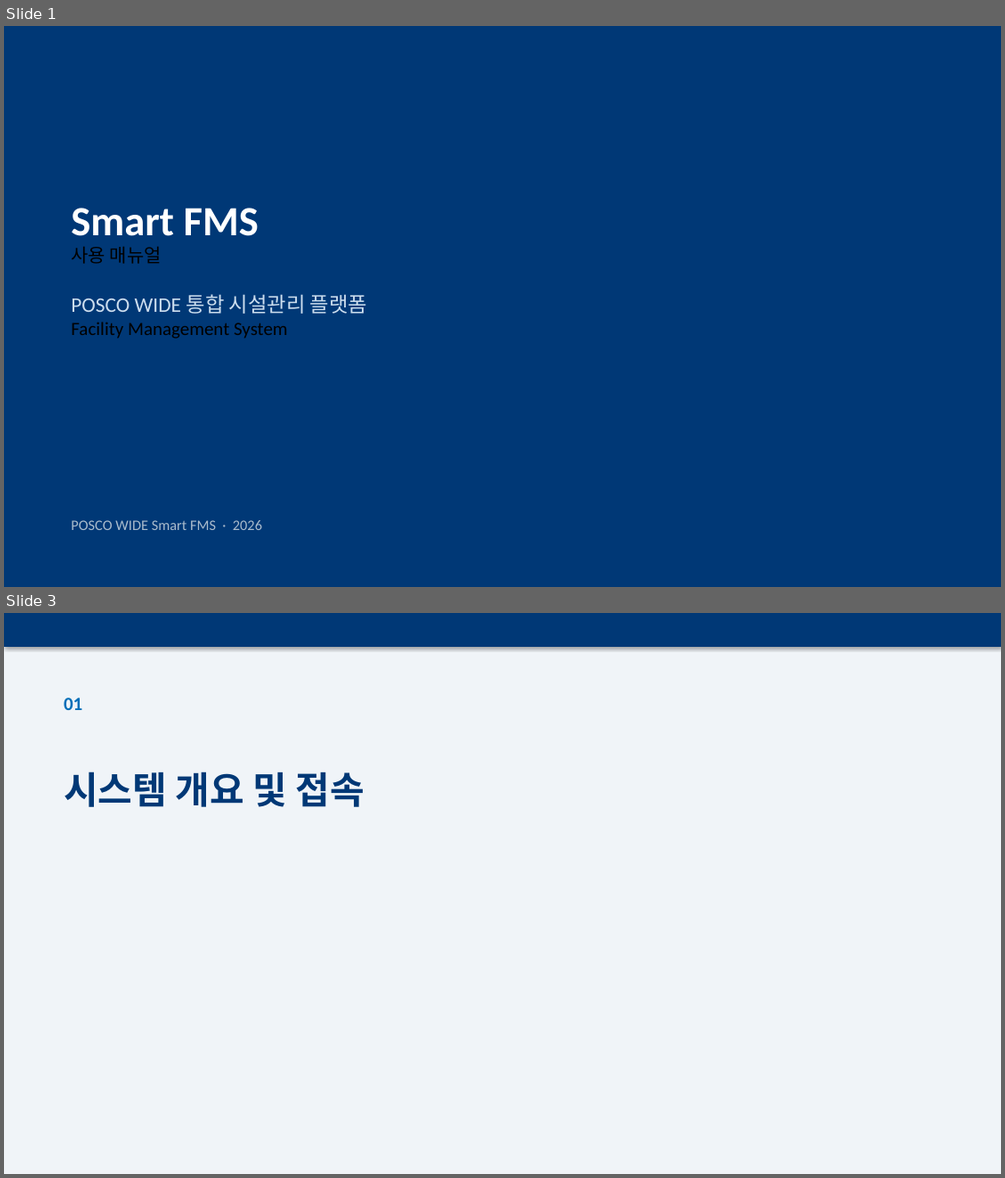
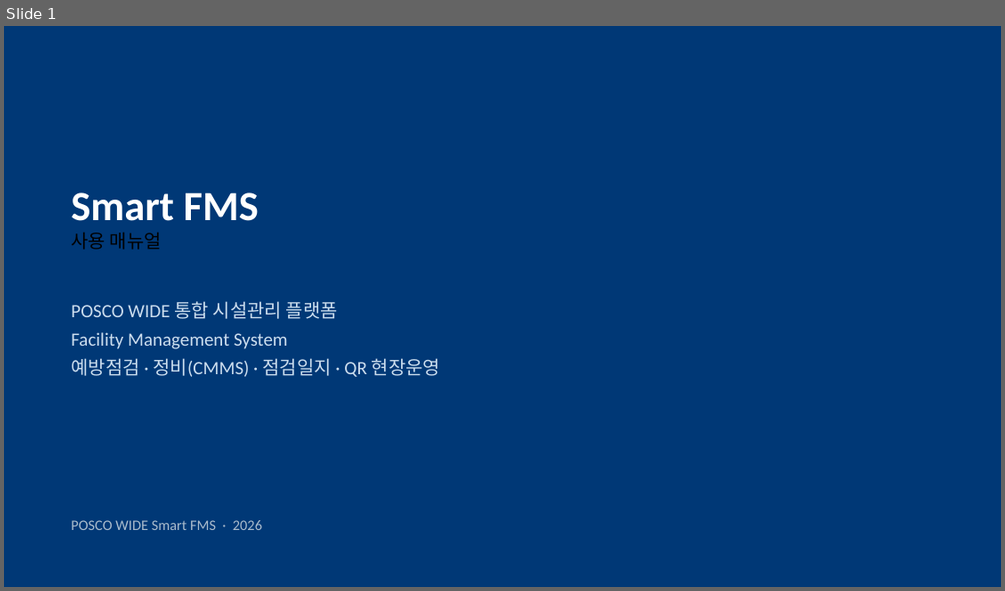
Before and after one commit to hongkiryong-ux/smart-fms, a slide deck: docs/Smart_FMS_사용매뉴얼.pptx. Shown one above the other, each under a label of ours: slides 1 and 3 before the commit, slide 1 after it; the slides between them are not shown. The pictures are 1005x1178 and 1005x591 pixels, drawn with LibreOffice and Linux fonts; fonts in the diff are those of the drawing. Boxes give left, top, right and bottom in pixels: in the first picture for what was removed or moved away, otherwise in the second. Text is boxed around its words. In the diff, an @@ line names an element or a change of style, - is before the commit and + after.

```diff
--- a/docs/Smart_FMS_사용매뉴얼.pptx
+++ b/docs/Smart_FMS_사용매뉴얼.pptx
@@ slide 3 removed at box(4, 613, 1001, 1174), background #F0F4F8 @@
@@ rectangle removed at box(4, 613, 1001, 647) @@
@@ text removed at box(64, 698, 82, 710) @@
-01
@@ text removed at box(64, 771, 364, 807) @@
-시스템 개요 및 접속
@@ slide 1 changed as well @@
@@ text "Smart FMS": place and size @@
-text "Smart FMS" at box(71, 208, 259, 264)
+text "Smart FMS" at box(71, 192, 259, 249)
@@ text "POSCO WIDE 통합 시설관리 플랫폼": place and size @@
-text "POSCO WIDE 통합 시설관리 플랫폼" at box(71, 294, 367, 338)
+text "POSCO WIDE 통합 시설관리 플랫폼" at box(71, 301, 440, 377)
@@ text at box(71, 301, 338, 349): size 20 to 18 pt in "POSCO WIDE 통합 시설관리 플랫폼"; text colour #000000 to #CCDDEE in "Facility Management System"; more space between paragraphs @@
@@ text at box(71, 358, 440, 377): paragraph added @@
+예방점검 · 정비(CMMS) · 점검일지 · QR 현장운영
```
Also in this commit, not shown: 9 other slides changed, 4 slides added, 18 other slides removed, 1 other file.
